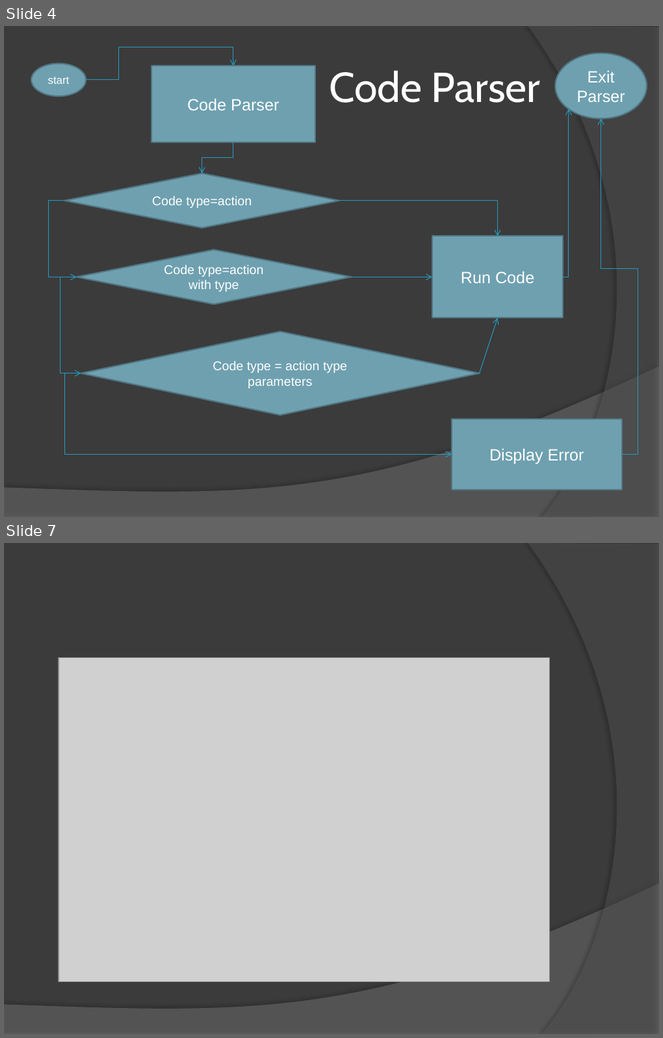
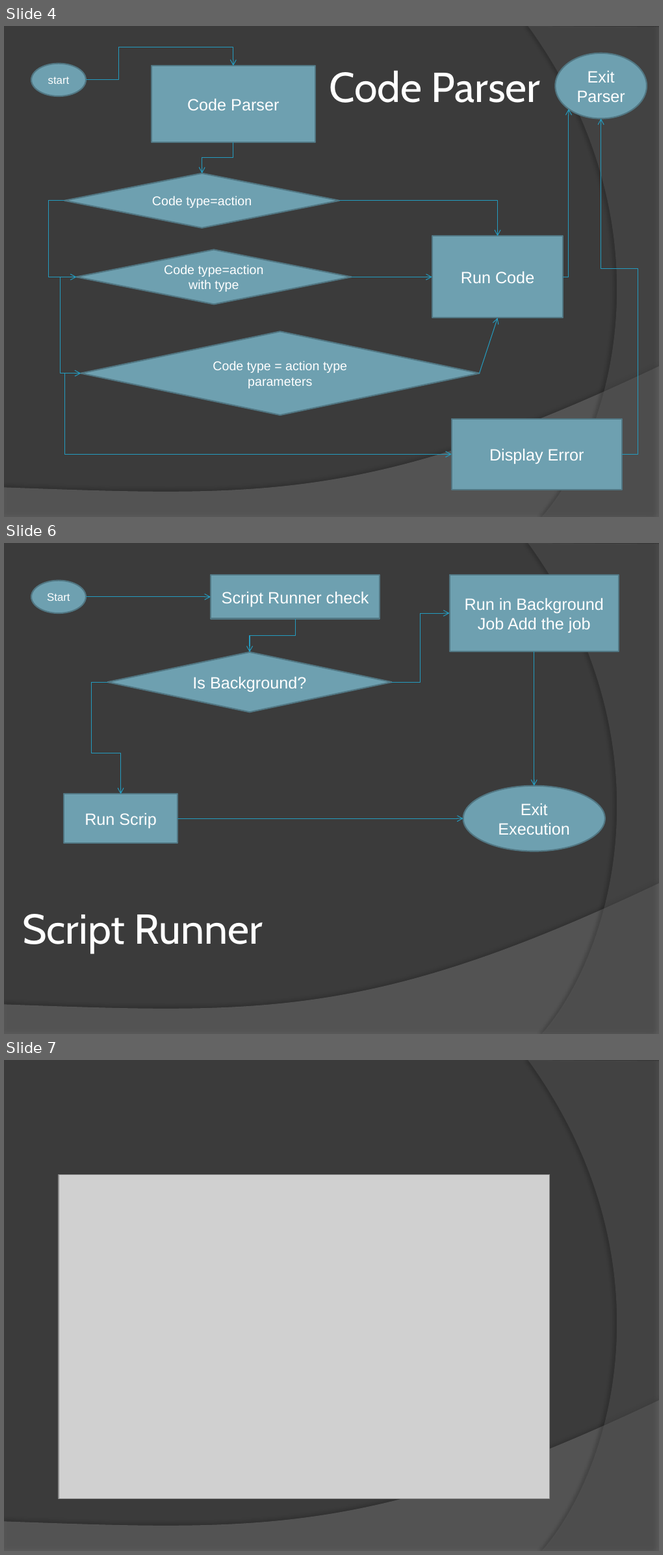
Before and after one commit to Mel4221/QuickToolsScript, a slide deck: Documentation/QuickToolsScript_Schema.pptx. Shown one above the other, each under a label of ours: slides 4 and 7 before the commit, slides 4, 6 and 7 after it; the slides between them are not shown. The pictures are 663x1038 and 663x1555 pixels, drawn with LibreOffice and Linux fonts; fonts in the diff are those of the drawing; grey boxes stand for pictures. Boxes give left, top, right and bottom in pixels: in the first picture for what was removed or moved away, otherwise in the second. Text is boxed around its words. In the diff, an @@ line names an element or a change of style, - is before the commit and + after.

```diff
--- a/Documentation/QuickToolsScript_Schema.pptx
+++ b/Documentation/QuickToolsScript_Schema.pptx
@@ slide 6 added at (4,543,659,1034), background #3B3B3B; not listed: 2 template elements that a slide beside it also shows @@
@@ ellipse added at (31,580,86,613), fill #6EA0B0, outline #517682 1.5 pt, 12 pt, text #FFFFFF @@
+Start
@@ rectangle added at (211,575,380,619), fill #6EA0B0, outline #517682 1.5 pt, 18 pt, text #FFFFFF @@
+Script Runner check
@@ rectangle added at (449,575,619,652), fill #6EA0B0, outline #517682 1.5 pt, 18 pt, text #FFFFFF @@
+Run in Background
+Job Add the job
@@ arrow added from (86, 597) to (211, 597), #239BC2 0.75 pt @@
@@ elbow arrow added from (296, 619) to (250, 652), #239BC2 0.75 pt @@
@@ elbow arrow added from (392, 682) to (449, 613), #239BC2 0.75 pt @@
@@ diamond added at (107,652,391,713), fill #6EA0B0, outline #517682 1.5 pt, 18 pt, text #FFFFFF @@
+Is Background?
@@ arrow added from (534, 652) to (534, 786), #239BC2 0.75 pt @@
@@ elbow arrow added from (107, 682) to (120, 794), #239BC2 0.75 pt @@
@@ rectangle added at (64,794,178,843), fill #6EA0B0, outline #517682 1.5 pt, 18 pt, text #FFFFFF @@
+Run Scrip
@@ ellipse added at (464,786,605,852), fill #6EA0B0, outline #517682 1.5 pt, 18 pt, text #FFFFFF @@
+Exit Execution
@@ arrow added from (178, 819) to (464, 819), #239BC2 0.75 pt @@
@@ title added at (22,914,263,954), 46 pt, text #FFFFFF @@
+Script Runner
```
Also in this commit, not shown: 3 slides changed, 1 slide removed, 1 other file.
